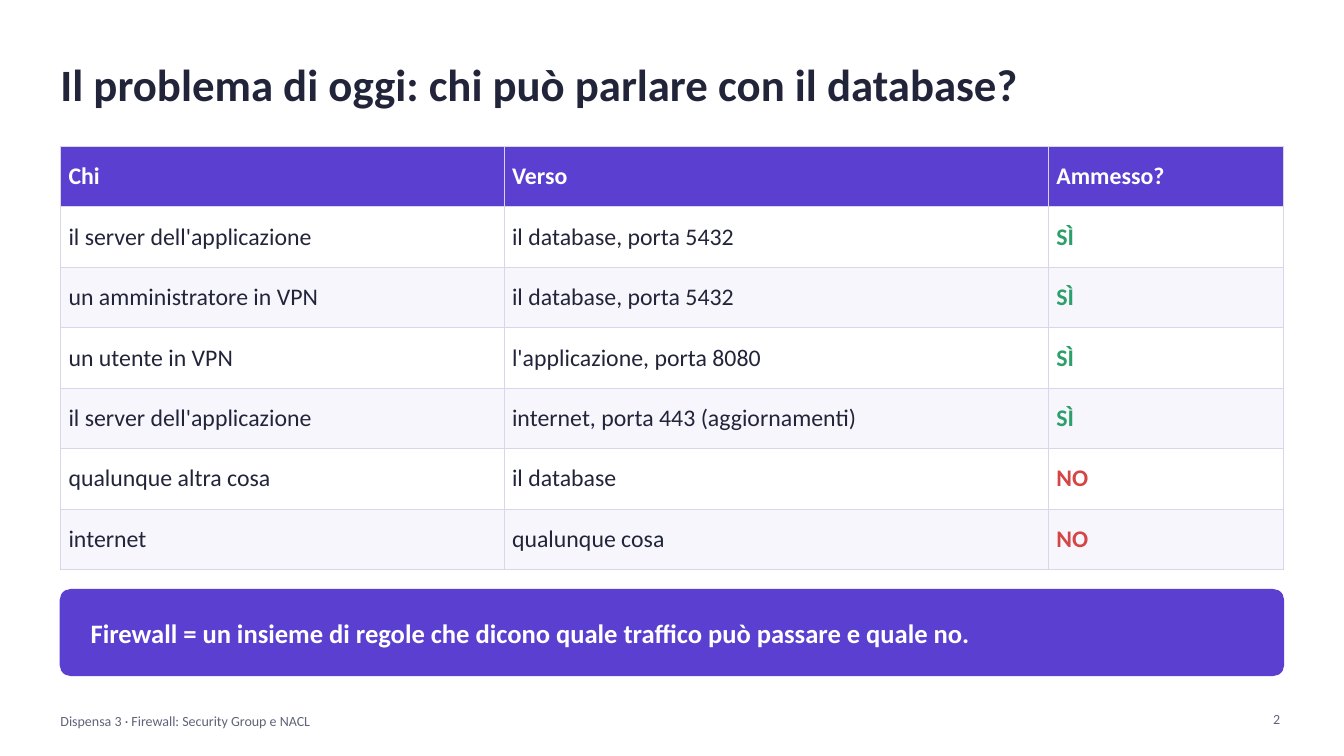
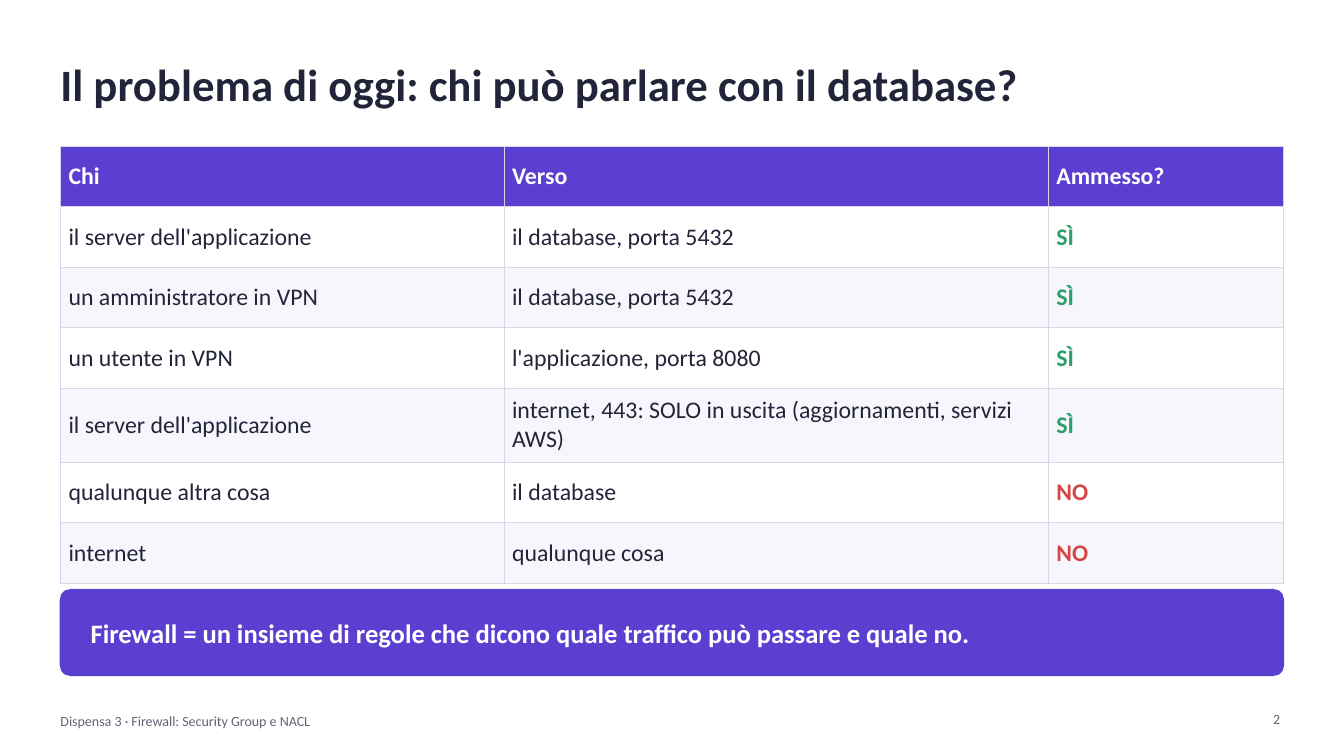
Before and after one commit to cereZ23/aws, a slide deck: slide 2 of slide/slide-3-firewall.pptx. Drawn at 1344x756 pixels with LibreOffice and Linux fonts; fonts in the diff are those of the drawing. Boxes give left, top, right and bottom in pixels: in the first picture for what was removed or moved away, otherwise in the second. Text is boxed around its words. In the diff, an @@ line names an element or a change of style, - is before the commit and + after.

Commit message:
Lezione 3: spiegata l'uscita del server verso internet sulla 443

```diff
--- a/slide/slide-3-firewall.pptx
+++ b/slide/slide-3-firewall.pptx
@@ table at (x1=60, y1=146, x2=1284, y2=569) @@
-row 5, column 2: internet, porta 443 (aggiornamenti)
+row 5, column 2: internet, 443: SOLO in uscita (aggiornamenti, servizi AWS)
```
Also in this commit, not shown: 1 other file.
